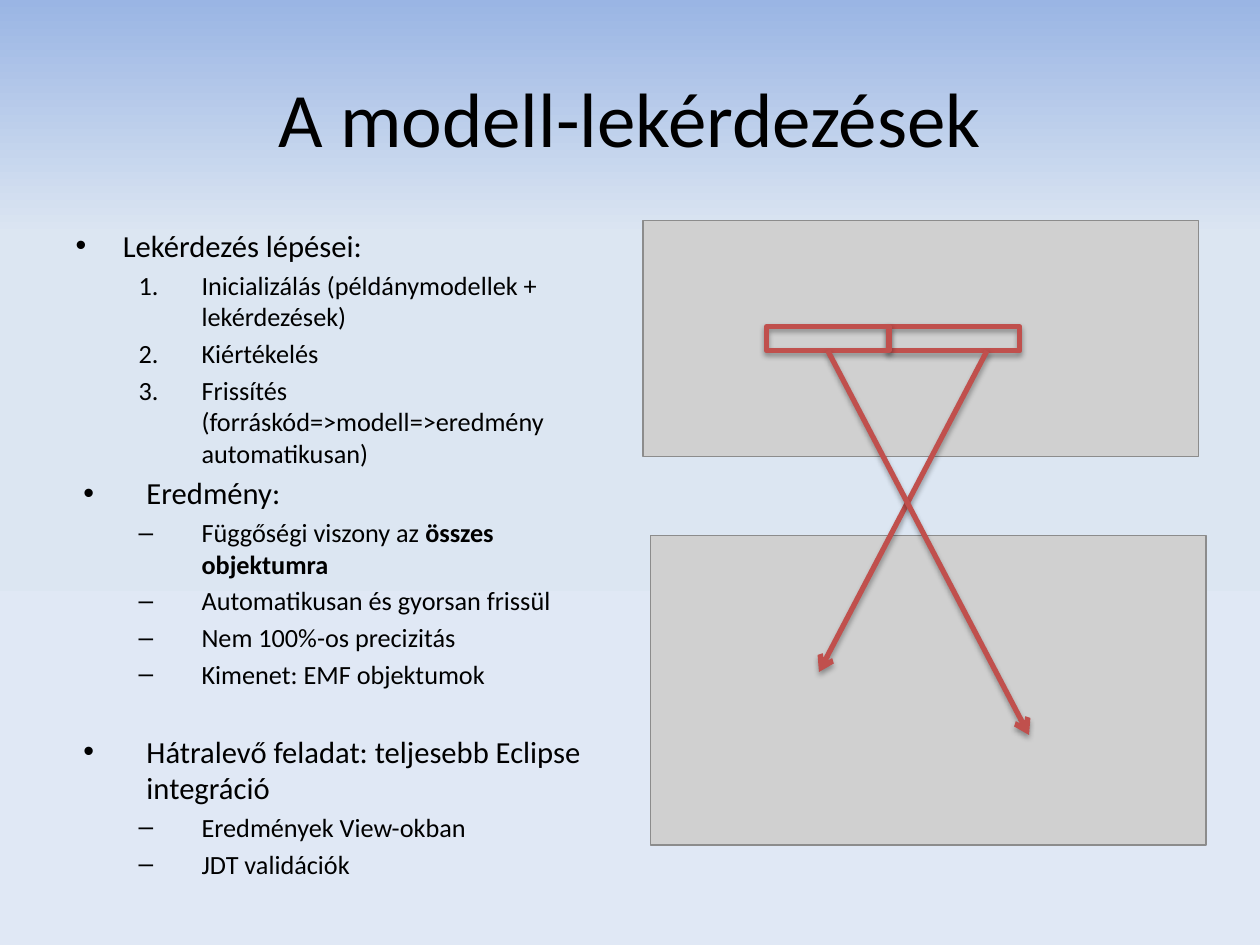
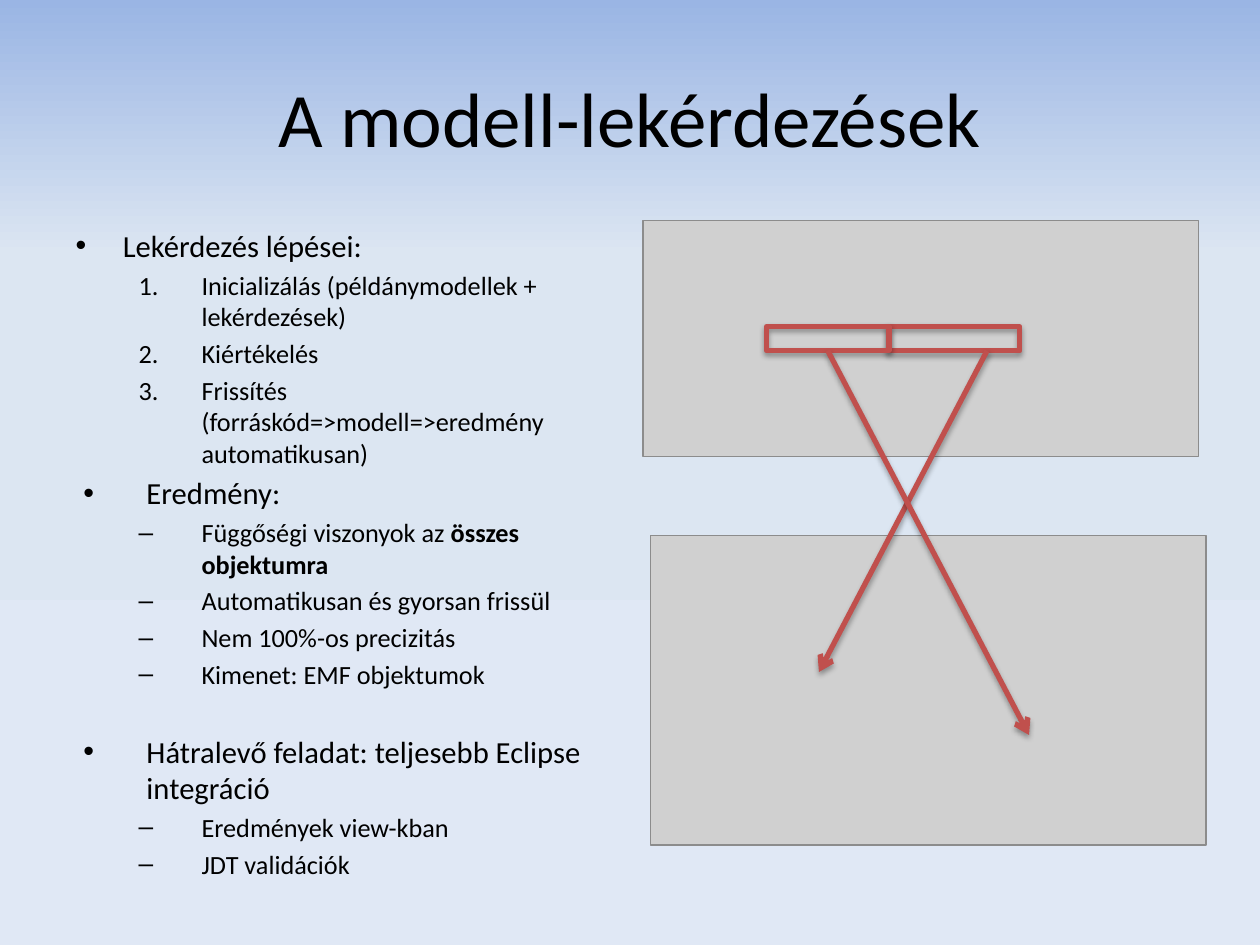
Before and after one commit to donat/incquery-deps, a slide deck: slide 13 of incquery-deps-documentation/presentation/tdk_pres_hu_v2.pptx. Drawn at 1260x945 pixels with LibreOffice and Linux fonts; fonts in the diff are those of the drawing; grey boxes stand for pictures. Boxes give left, top, right and bottom in pixels: in the first picture for what was removed or moved away, otherwise in the second. Text is boxed around its words. In the diff, an @@ line names an element or a change of style, - is before the commit and + after.

```diff
--- a/incquery-deps-documentation/presentation/tdk_pres_hu_v2.pptx
+++ b/incquery-deps-documentation/presentation/tdk_pres_hu_v2.pptx
@@ text at (202,523,519,579): text changed @@
-  – Függőségi viszony az összes objektumra
+  – Függőségi viszonyok az összes objektumra
@@ text at (202,818,449,842): text changed @@
-  – Eredmények View-okban
+  – Eredmények view-kban
```
Also in this commit, not shown: 9 other slides changed.
